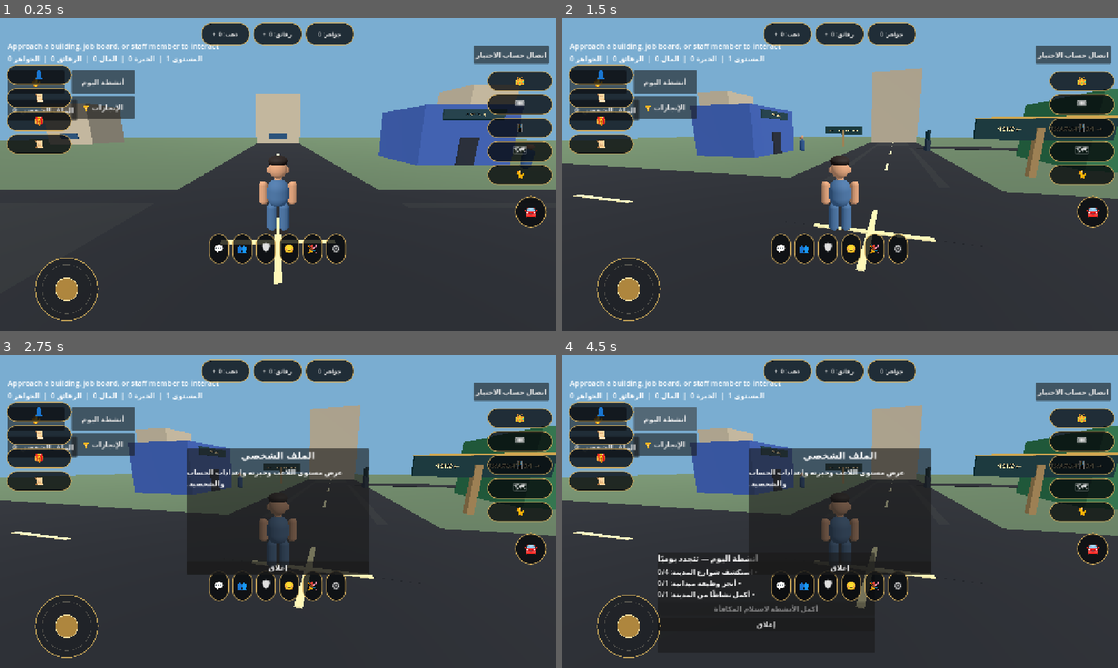
Above: before the commit, frames 1-4 (two rows, left to right).
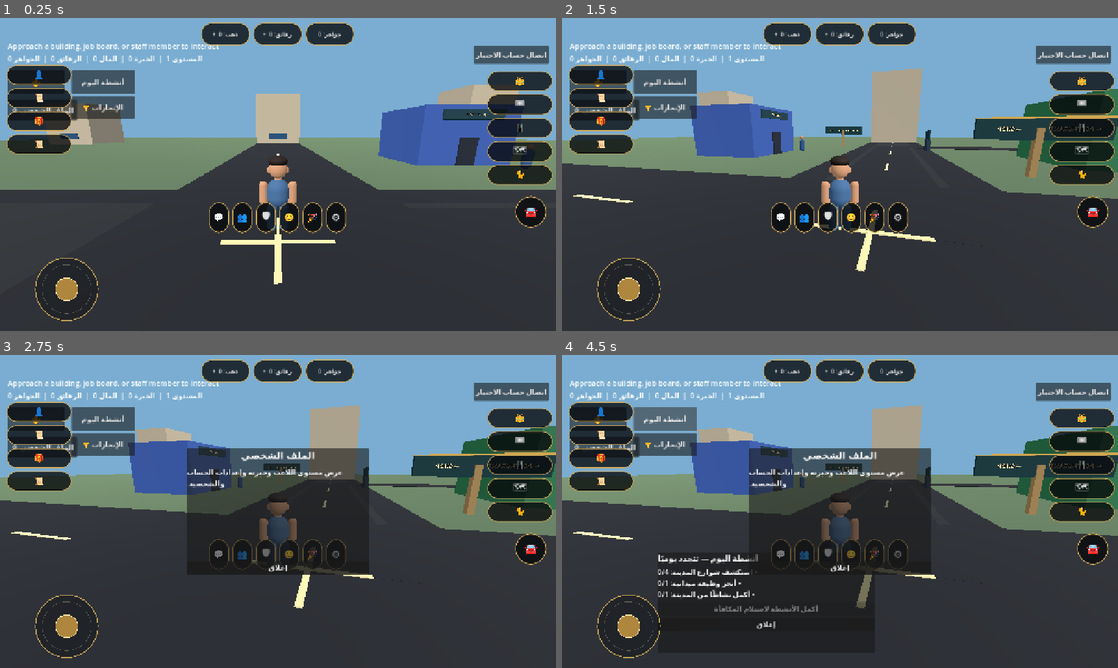
Above: after the commit, the same moments.

Repository: gamalalaraby1988-dotcom/King-Egypt-
Game: Godot game, scene res://scenes/main.tscn
Same seed, same stepped clock (60 frames per second), same inputs: the game is played once before the commit and once after it.
Inputs (mouse positions are in pixels of both pictures, inside the frame that each line leads up to):
- Up to frame 1 (0.25 s): no input
- Up to frame 2 (1.5 s): tap Enter at 0.5 s; move the mouse to (962, 158) at 0.52 s; hold D (move_right) 0.53-1.25 s; hold Shift (sprint) 0.53-1.25 s; click (962, 158) at 0.67 s; drag from (728, 190) to (812, 237) at 1.27 s
- Up to frame 3 (2.75 s): click "✋" at 2 s
- Up to frame 4 (4.5 s): click "الإنجازات 🏆" at 2.75 s; click "إغلاق" at 3.5 s; click "أنشطة اليوم" at 4.25 s

The runs differ from the first frame. In frame 1, 3.6% of the frame differs, in the area x 37-63%, y 58-79%; in frame 2, 3.6%; in frame 3, 2.2%; in frame 4, 1.3%.

Commit message:
Keep bottom HUD row outside full joystick touch zone

Diff:
--- a/scripts/city_hud.gd
+++ b/scripts/city_hud.gd
@@ -213,7 +213,8 @@
 	var touch_radius := joystick_radius * 1.55
 	var clearance := 18.0 * scale_factor
 	if is_instance_valid(bottom_controls):
-		var bottom_gap := margin + touch_radius + clearance
+		# Keep the full bottom button row above the joystick touch-capture circle.
+		var bottom_gap := margin + joystick_radius + touch_radius + clearance
 		bottom_controls.offset_bottom = -bottom_gap
 		bottom_controls.offset_top = -(bottom_gap + 70.0 * scale_factor)
 	if is_instance_valid(left_controls):
